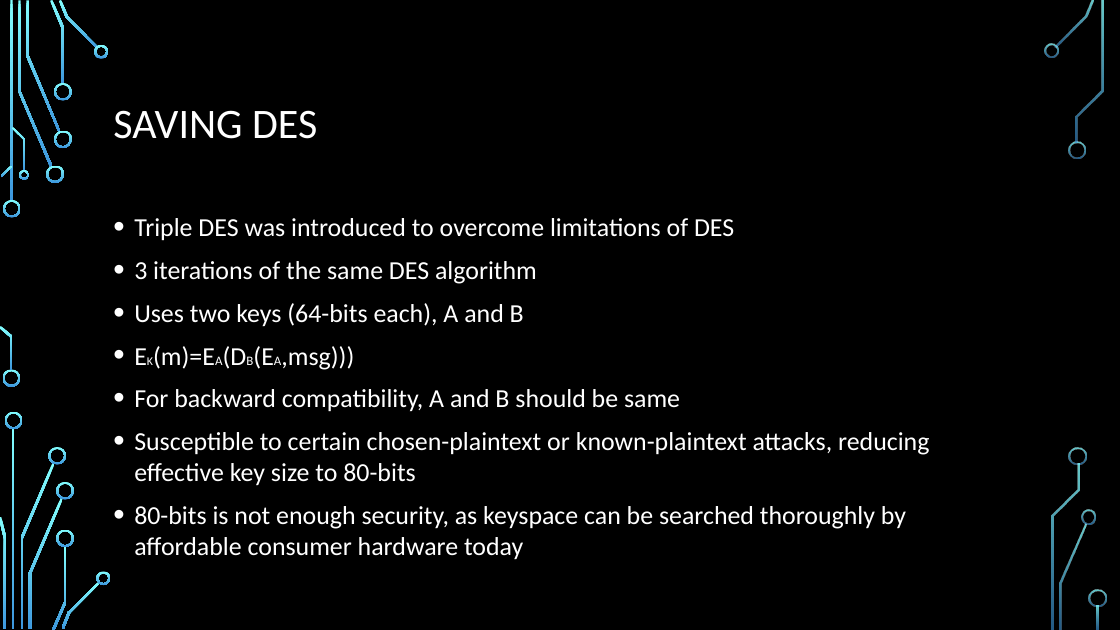
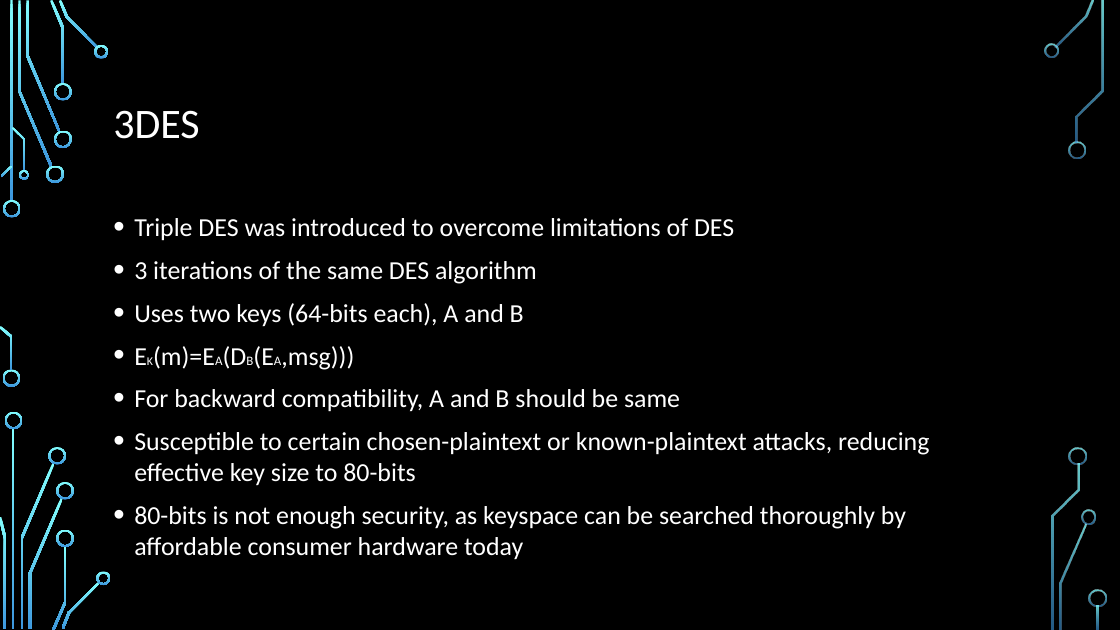
Before and after one commit to stevemann2705/meetup, a slide deck: slide 36 of Crypto.pptx (slide 35 before the commit). Drawn at 1120x630 pixels with LibreOffice and Linux fonts; fonts in the diff are those of the drawing; background and template pictures are left out. Boxes give left, top, right and bottom in pixels: in the first picture for what was removed or moved away, otherwise in the second. Text is boxed around its words. In the diff, an @@ line names an element or a change of style, - is before the commit and + after.

```diff
--- a/Crypto.pptx
+++ b/Crypto.pptx
@@ title at (113,110,199,139): text changed @@
-SAVING DES
+3DES
```
Also in this commit, not shown: 7 other slides changed, 3 slides added.
